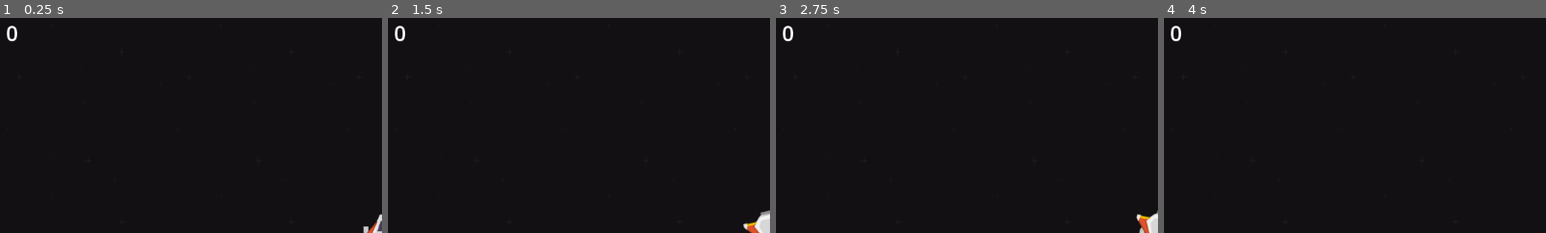
Above: before the commit, frames 1-4 (left to right).
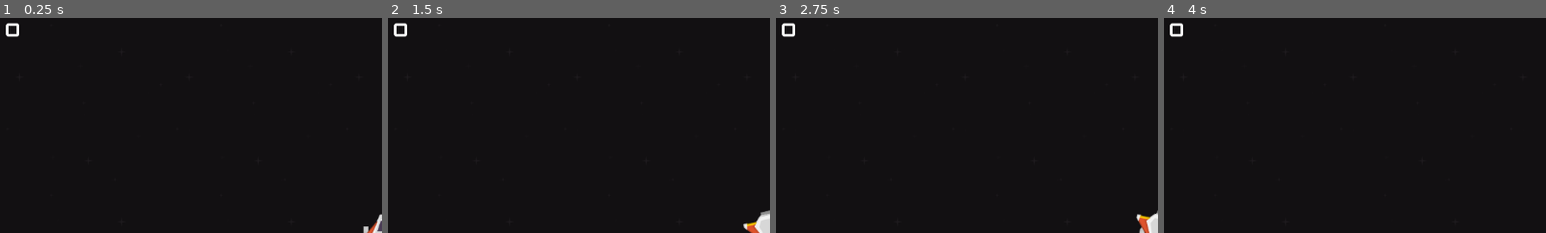
Above: after the commit, the same moments.

Repository: davi4046/asteroids_godot
Game: Godot game, scene res://scenes/world/world.tscn
The game is run twice, just before and just after one commit, with the same random seed, the same clock (stepped at 60 frames per second) and the same inputs.
Inputs:
- Up to frame 1 (0.25 s): no input
- Up to frame 2 (1.5 s): hold D (Turn Right) 0.53-1.28 s; tap Space (Shoot Lasers) at 0.6, 1.35 s; hold A (Turn Left) from 1.28 s (still down)
- Up to frame 3 (2.75 s): release A (Turn Left) at 2.03 s; hold D (Turn Right) from 2.03 s (still down); tap Space (Shoot Lasers) at 2.1 s
- Up to frame 4 (4 s): release D (Turn Right) at 2.78 s; hold W (Accelerate) 2.78-3.53 s; tap Space (Shoot Lasers) at 2.85, 3.6 s; hold A (Turn Left) from 3.53 s (still down)
The pictures show only the part of the screen within x 0-50%, y 0-50%; the shares and areas given below are measured in that part.

The runs differ from the first frame. In frame 1, 0.2% of the frame differs, in the area x 1-5%, y 2-12%; in frame 2, 0.2%; in frame 3, 0.2%; in frame 4, 0.2%.

Commit message:
Install custom font

Diff:
--- a/ui/hud/hud.tscn
+++ b/ui/hud/hud.tscn
@@ -1,6 +1,7 @@
-[gd_scene load_steps=2 format=3 uid="uid://b1vef08g12c5v"]
+[gd_scene load_steps=3 format=3 uid="uid://b1vef08g12c5v"]
 
 [ext_resource type="Script" path="res://ui/hud/hud.gd" id="1_vj4k1"]
+[ext_resource type="FontFile" uid="uid://br3cckccobrx7" path="res://assets/fonts/kenvector_future.ttf" id="2_eysiq"]
 
 [node name="Hud" type="Control"]
 layout_mode = 3
@@ -16,5 +17,6 @@
 offset_left = 8.0
 offset_right = 48.0
 offset_bottom = 45.0
+theme_override_fonts/font = ExtResource("2_eysiq")
 theme_override_font_sizes/font_size = 32
 text = "0"
Binary file added: assets/fonts/kenvector_future.ttf
Not shown, added: assets/fonts/kenvector_future.ttf.import
